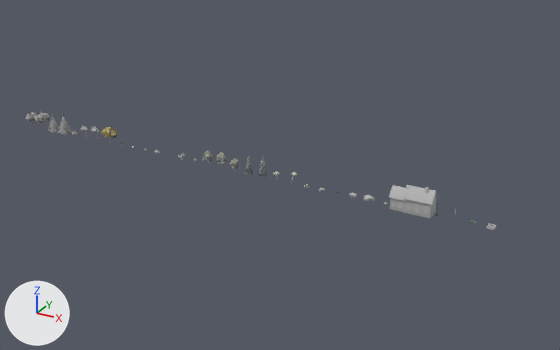
The Blender file art/blender/assets.blend as it was, and as the next commit left it.
One viewpoint serves both versions: a 50 mm camera at (245.1, -225.3, 114.7) aimed at (118.3, 5.1, -0.5). Arrows for +X, +Y and +Z are at lower left; the lights stay in place. The first picture is the older version.

Names of what the first picture shows: 'house_a', 'house_b', 'planter' and 11 more.
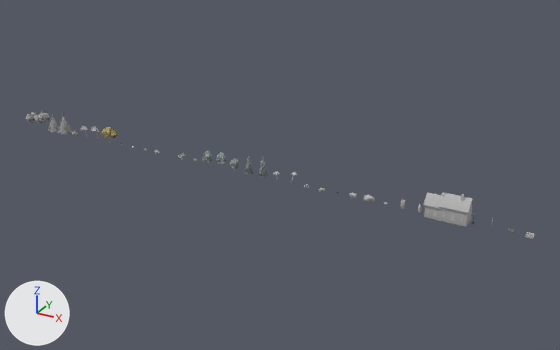
Where the newer file only moved an object's origin or applied its transform, the numbers keep the older frame.

Location of each change, [x1, y1, x2, y2] in pixels of the pictures (560 x 350 px):
'house_b', moved
    before: [403, 185, 438, 219]
    after: [438, 192, 474, 227]
'house_a', moved
    before: [389, 185, 412, 212]
    after: [423, 192, 447, 220]
'planter', moved
    before: [487, 224, 496, 230]
    after: [525, 232, 535, 239]

What the commit changed:
Object 'house_a' (ob_house_a) moves from (168.0, 0.0, 0.0) to (180.0, 0.0, 0.0).
Object 'house_b' (ob_house_b) moves from (174.0, 0.0, 0.0) to (186.0, 0.0, 0.0).
Object 'planter' (ob_planter) moves from (198.0, 0.0, 0.0) to (210.0, 0.0, 0.0).
